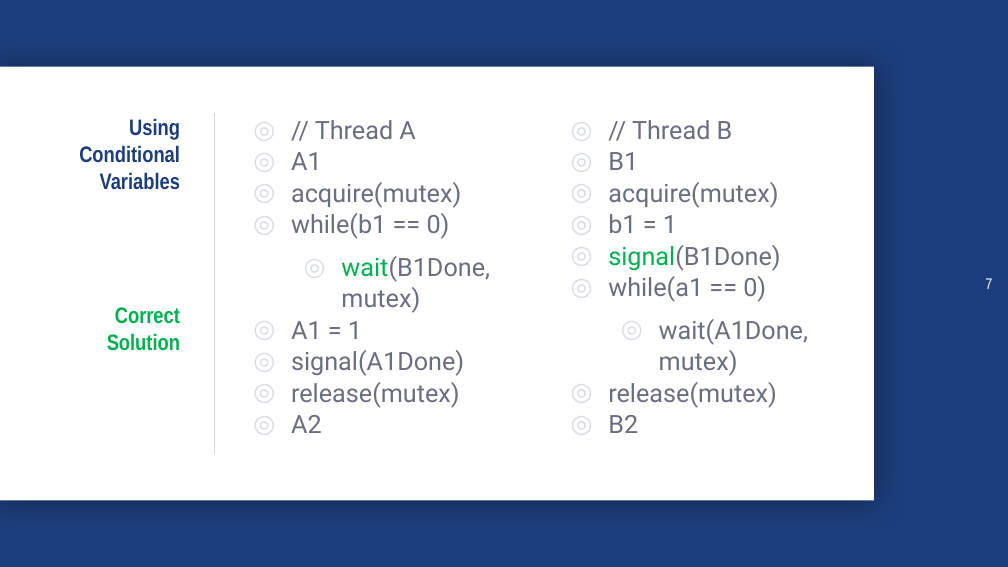
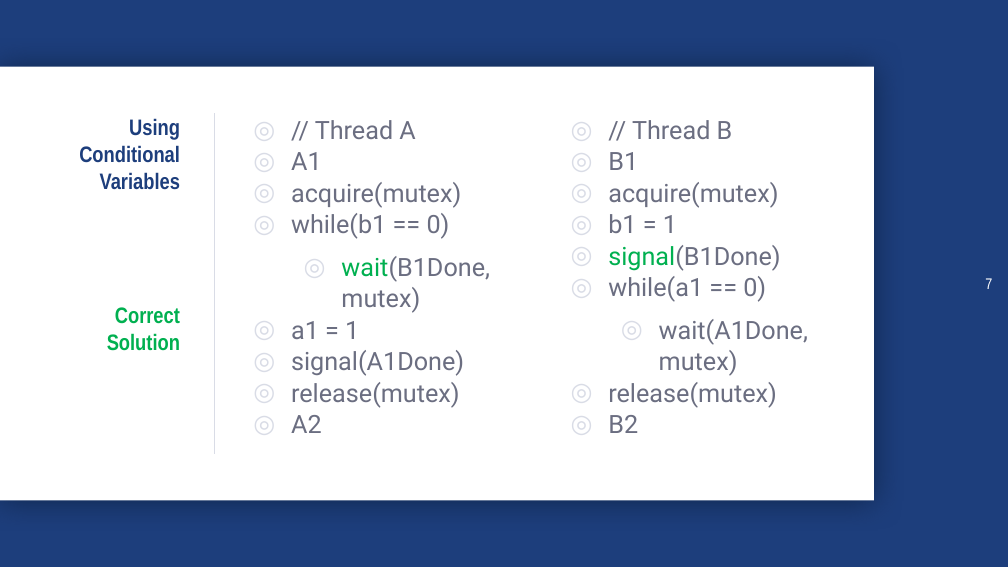
Before and after one commit to ipsitmantri/CS347, a slide deck: slide 7 of Programming Assignment 3/180070032/Takehomequiz3.pptx. Drawn at 1008x567 pixels with LibreOffice and Linux fonts; fonts in the diff are those of the drawing; background and template pictures are left out. Boxes give left, top, right and bottom in pixels: in the first picture for what was removed or moved away, otherwise in the second. Text is boxed around its words. In the diff, an @@ line names an element or a change of style, - is before the commit and + after.

```diff
--- a/Programming Assignment 3/180070032/Takehomequiz3.pptx
+++ b/Programming Assignment 3/180070032/Takehomequiz3.pptx
@@ text at (291, 321, 359, 339): text changed @@
-◎ A1 = 1
+◎ a1 = 1
```
Also in this commit, not shown: 2 other slides changed, 5 other files.
